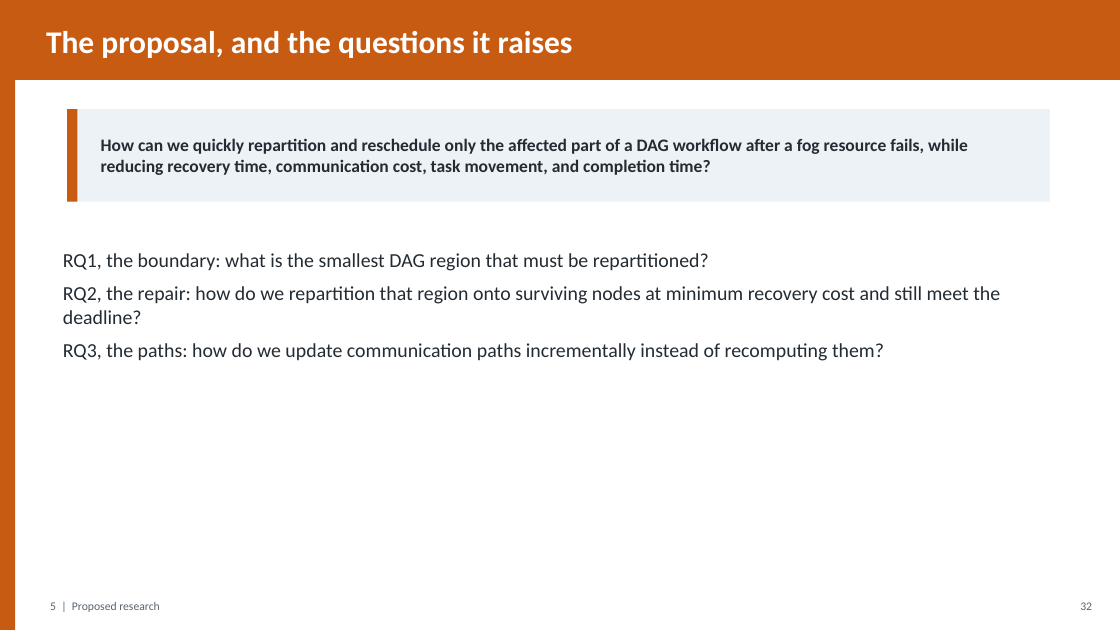
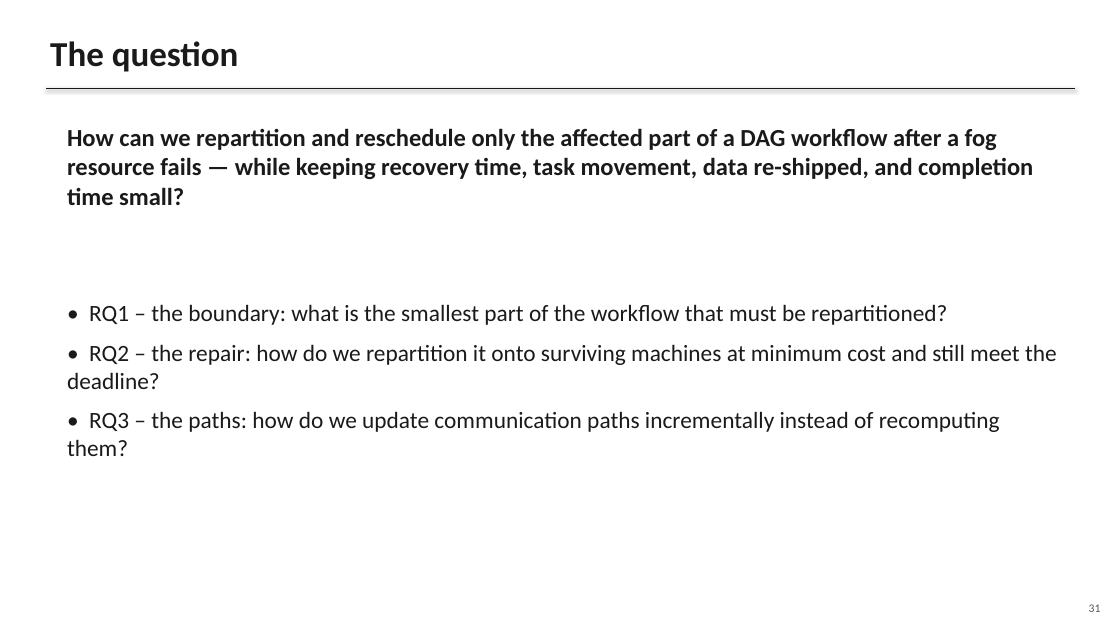
Before and after one commit to gayanigupta/data-aware-scheduling, a slide deck: slide 31 of slides/data-aware-scheduling.pptx (slide 33 before the commit). Drawn at 1120x630 pixels with LibreOffice and Linux fonts; fonts in the diff are those of the drawing. Boxes give left, top, right and bottom in pixels: in the first picture for what was removed or moved away, otherwise in the second. Text is boxed around its words. In the diff, an @@ line names an element or a change of style, - is before the commit and + after.

Commit message:
Plain monochrome slide deck with human-style text

```diff
--- a/slides/data-aware-scheduling.pptx
+++ b/slides/data-aware-scheduling.pptx
@@ rectangle removed at (x1=0, y1=0, x2=1120, y2=80) @@
@@ text at (x1=50, y1=41, x2=239, y2=72): text changed; size 27 to 30 pt; text colour #FFFFFF to #1A1A1A @@
-The proposal, and the questions it raises
+The question
@@ rectangle removed at (x1=0, y1=80, x2=15, y2=630) @@
@@ line added from (46, 88) to (1075, 88), #1A1A1A 1 pt @@
@@ text "How can we repartition and ..." at (x1=67, y1=128, x2=1033, y2=205): vertical alignment middle to top @@
@@ rectangle removed at (x1=67, y1=109, x2=1050, y2=202) @@
@@ rectangle removed at (x1=67, y1=109, x2=77, y2=202) @@
@@ text at (x1=67, y1=128, x2=1033, y2=205): text changed; size 15 to 21 pt; text colour #232B33 to #1A1A1A @@
-How can we quickly repartition and reschedule only the affected part of a DAG workflow after a fog resource fails, while reducing recovery time, communication cost, task movement, and completion time?
+How can we repartition and reschedule only the affected part of a DAG workflow after a fog resource fails — while keeping recovery time, task movement, data re-shipped, and completion time small?
@@ text at (x1=67, y1=304, x2=1057, y2=456): text changed; size 17 to 20 pt; text colour #232B33 to #1A1A1A @@
-RQ1, the boundary: what is the smallest DAG region that must be repartitioned?
-RQ2, the repair: how do we repartition that region onto surviving nodes at minimum recovery cost and still meet the deadline?
-RQ3, the paths: how do we update communication paths incrementally instead of recomputing them?
+• RQ1 – the boundary: what is the smallest part of the workflow that must be repartitioned?
+• RQ2 – the repair: how do we repartition it onto surviving machines at minimum cost and still meet the deadline?
+• RQ3 – the paths: how do we update communication paths incrementally instead of recomputing them?
@@ text removed at (x1=50, y1=602, x2=159, y2=612) @@
-5 | Proposed research
@@ text removed at (x1=1080, y1=602, x2=1092, y2=610) @@
-32
@@ text added at (x1=1089, y1=604, x2=1101, y2=612), 10 pt, text #595959 @@
+31
```
Also in this commit, not shown: 29 other slides changed, 14 slides added, 16 slides removed, 1 other file.
